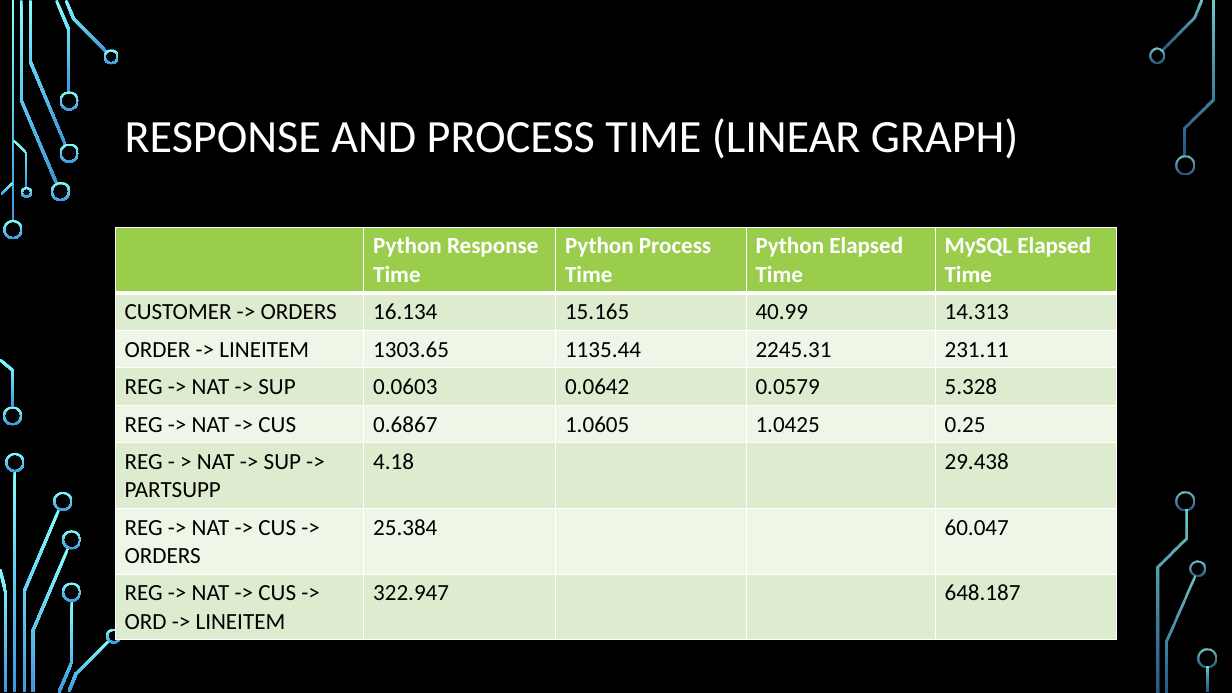
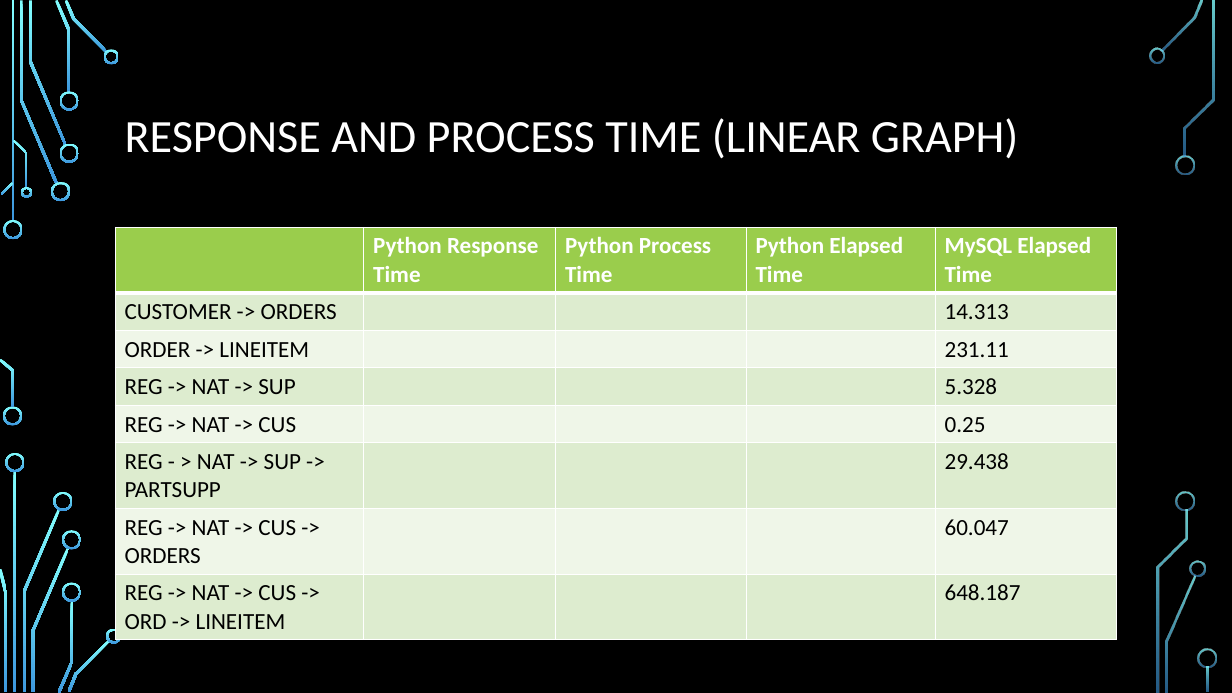
Before and after one commit to avinashsp93/multiwayjoin, a slide deck: slide 15 of MultiWayJoin.pptx. Drawn at 1232x693 pixels with LibreOffice and Linux fonts; fonts in the diff are those of the drawing; background and template pictures are left out. Boxes give left, top, right and bottom in pixels: in the first picture for what was removed or moved away, otherwise in the second. Text is boxed around its words. In the diff, an @@ line names an element or a change of style, - is before the commit and + after.

```diff
--- a/MultiWayJoin.pptx
+++ b/MultiWayJoin.pptx
@@ table at [116, 227, 1117, 636] @@
-row 2: CUSTOMER -> ORDERS | 16.134 | 15.165 | 40.99 | 14.313
+row 2: CUSTOMER -> ORDERS |  |  |  | 14.313
-row 3: ORDER -> LINEITEM | 1303.65 | 1135.44 | 2245.31 | 231.11
+row 3: ORDER -> LINEITEM |  |  |  | 231.11
-row 4: REG -> NAT -> SUP | 0.0603 | 0.0642 | 0.0579 | 5.328
+row 4: REG -> NAT -> SUP |  |  |  | 5.328
-row 5: REG -> NAT -> CUS | 0.6867 | 1.0605 | 1.0425 | 0.25
+row 5: REG -> NAT -> CUS |  |  |  | 0.25
-row 6, column 2: 4.18
+row 6, column 2: 
-row 7, column 2: 25.384
+row 7, column 2: 
-row 8, column 2: 322.947
+row 8, column 2: 
```
Also in this commit, not shown: 3 other slides changed, 2 other files.
